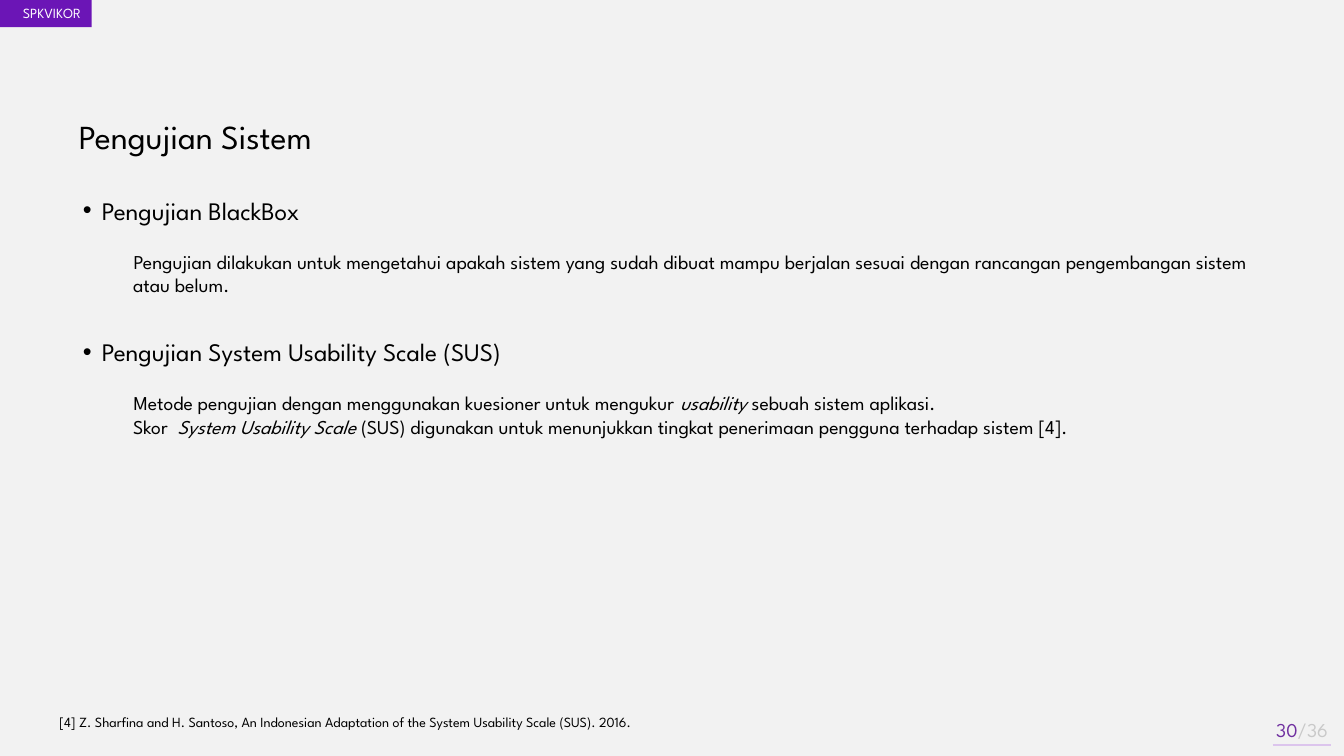
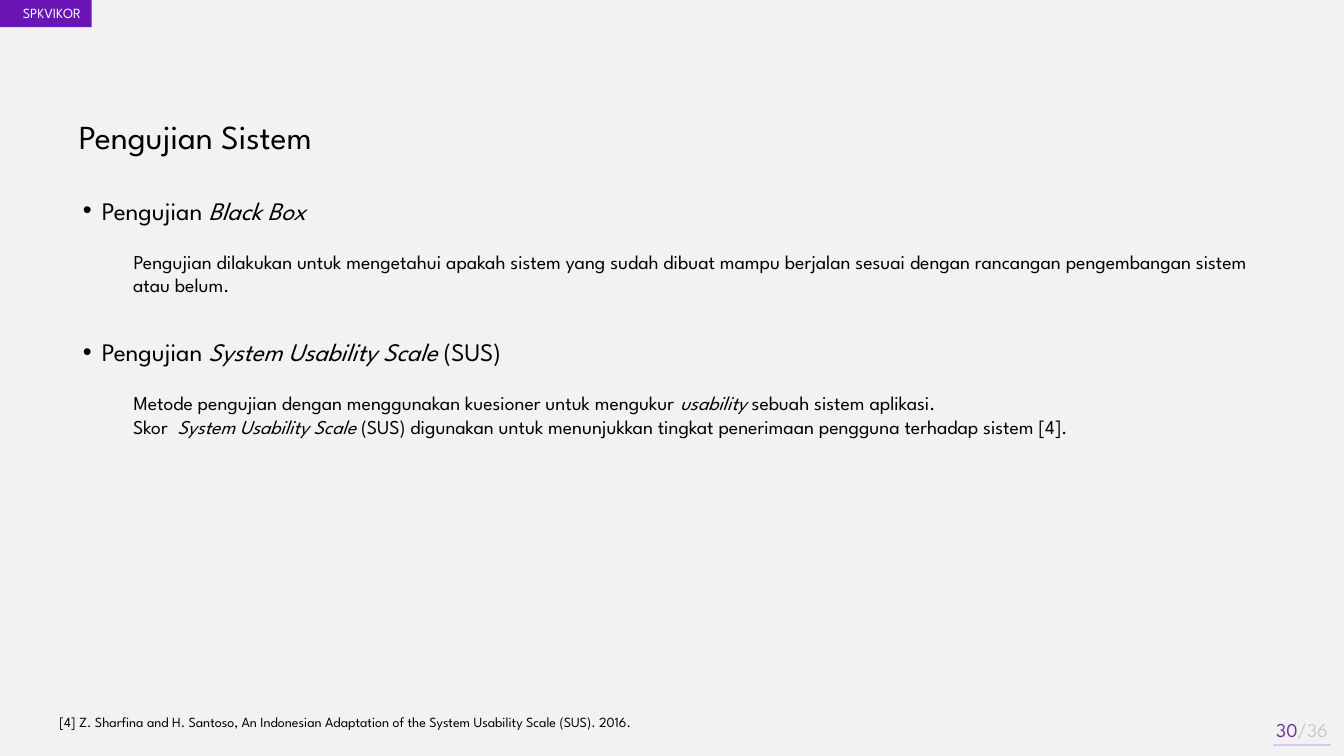
Before and after one commit to akhmadali7/TugasAkhir, a slide deck: slide 30 of PPT - TA - Akhmad Ali Sajidin.pptx. Drawn at 1344x756 pixels with LibreOffice and Linux fonts; fonts in the diff are those of the drawing. Boxes give left, top, right and bottom in pixels: in the first picture for what was removed or moved away, otherwise in the second. Text is boxed around its words. In the diff, an @@ line names an element or a change of style, - is before the commit and + after.

```diff
--- a/PPT - TA - Akhmad Ali Sajidin.pptx
+++ b/PPT - TA - Akhmad Ali Sajidin.pptx
@@ text at bbox=[102, 202, 306, 226]: spaces changed @@
-• Pengujian BlackBox
+• Pengujian Black Box
@@ text "Pengujian System Usability Scale (SUS)" at bbox=[102, 343, 501, 367]: italic on in "System Usability Scale" @@
```
Also in this commit, not shown: 9 other slides changed, 38 other files.
